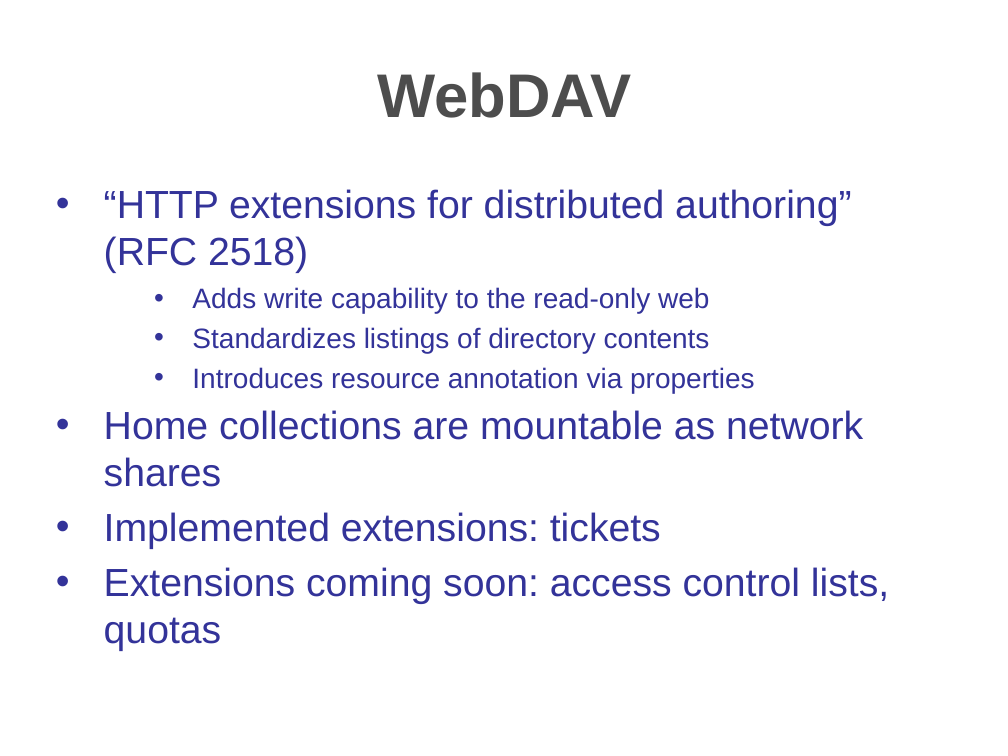
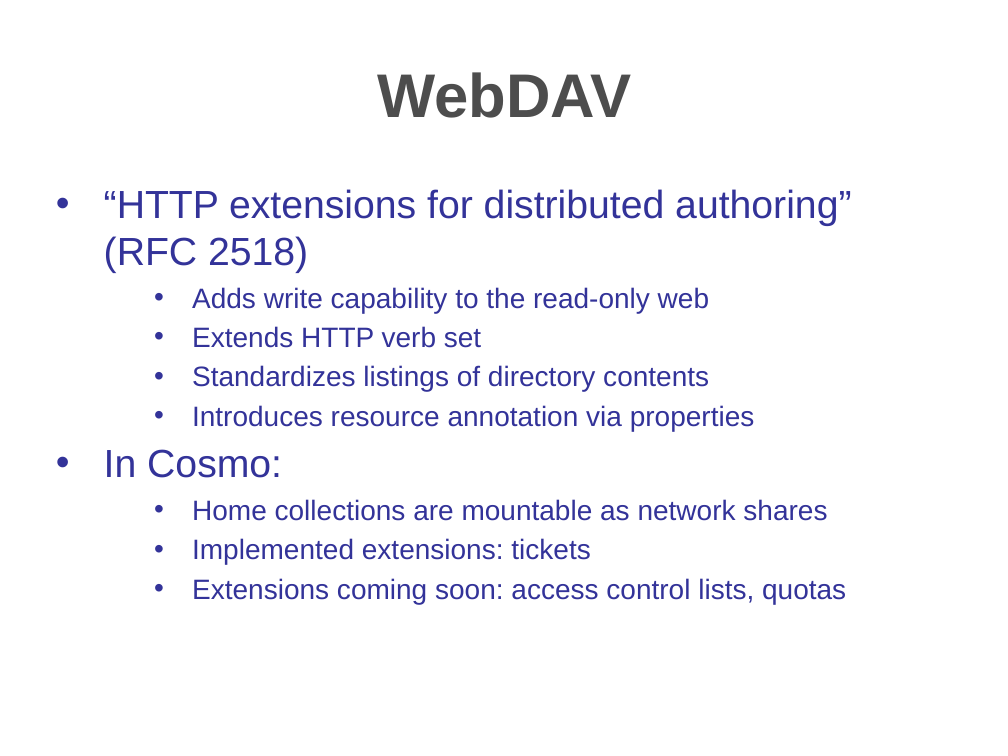
Before and after one commit to hzbarcea/cosmo, a slide deck: slide 12 of src/docs/presentations/apachecon2006.ppt (slide 20 before the commit). Drawn at 1008x756 pixels with LibreOffice and Linux fonts; fonts in the diff are those of the drawing; background and template pictures are left out. Boxes give left, top, right and bottom in pixels: in the first picture for what was removed or moved away, otherwise in the second. Text is boxed around its words. In the diff, an @@ line names an element or a change of style, - is before the commit and + after.

```diff
--- a/src/docs/presentations/apachecon2006.ppt
+++ b/src/docs/presentations/apachecon2006.ppt
@@ text at (x1=104, y1=189, x2=851, y2=604): size 28 to 20 pt in "Home collections are mountable as network shares", "Implemented extensions: tickets", "Extensions coming soon: access control lists, quotas"; line spacing 33.4pt to 33.2pt; line spacing 23.4pt to 23.1pt; list level 1 to 3 in "Home collections are mountable as ..."; line spacing 33.4pt to 23.1pt; list level 1 to 3 in "Implemented extensions: tickets"; list level 1 to 3 in "Extensions coming soon: access control ..." @@
@@ text at (x1=192, y1=326, x2=481, y2=348): paragraph added @@
+    • Extends HTTP verb set
@@ text at (x1=104, y1=449, x2=282, y2=478): paragraph added @@
+• In Cosmo:
```
Also in this commit, not shown: 23 other slides changed, 5 slides added, 5 slides removed.
